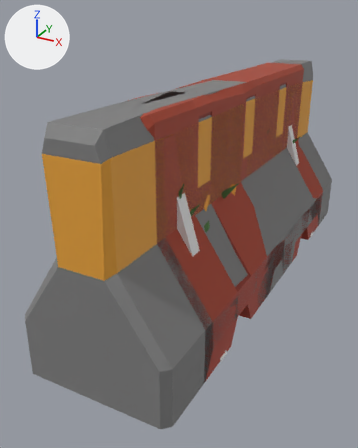
Before and after pictures for a commit that changed the glTF model sets/dividers/gltf-exports/dividers/dividers.gltf.
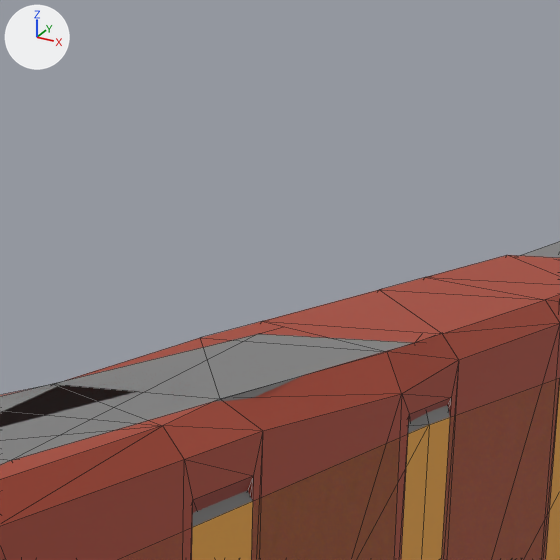
The first picture shows the older version from a camera (50 mm lens) standing at (0.98, -2.25, 1.34) and looking at (-0.13, -0.23, 0.33). The close-ups show both versions on the part from 44% to 78% of the width and 1% to 29% of the height of that picture; other places that the commit changed are outside them. Arrows for +X, +Y and +Z are at upper left; the lights stay in place. The close-ups show mesh edges as thin lines.

Objects in the first close-up: 'jersey-barrier-concrete', 'jersey-barrier-plastic'.
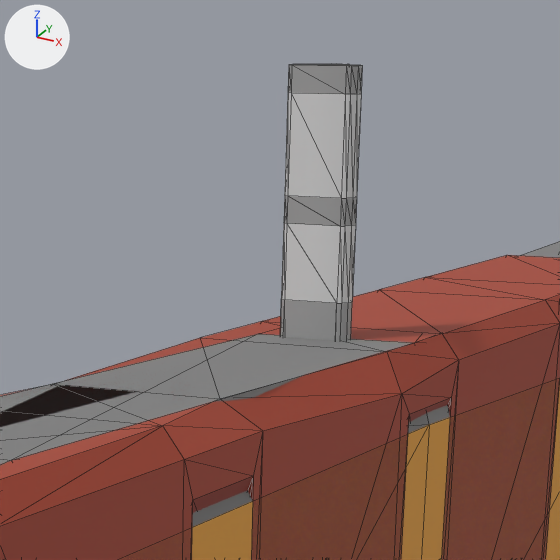
Boxes (x1, y1, x2, y2) around the edits, measured in the close-ups (560 x 560 px):
'bollard', added: after (280, 64, 362, 341)

Edits to the bpy script that builds the scene:
```text
Add me_bollard:
    me_bollard.from_pydata(...)  # 204 vertices, 361 faces; spans x -0.099..0.099, y -0.1..0.1, z 0.0..1.281
    me_bollard.materials.append(mat_atlas_colors)  # picture img_atlas_colors_diffuse
Add ob_bollard:
    ob_bollard = bpy.data.objects.new('bollard', me_bollard)
    ob_bollard.location = (0.0, 0.0, 0.0)
```
